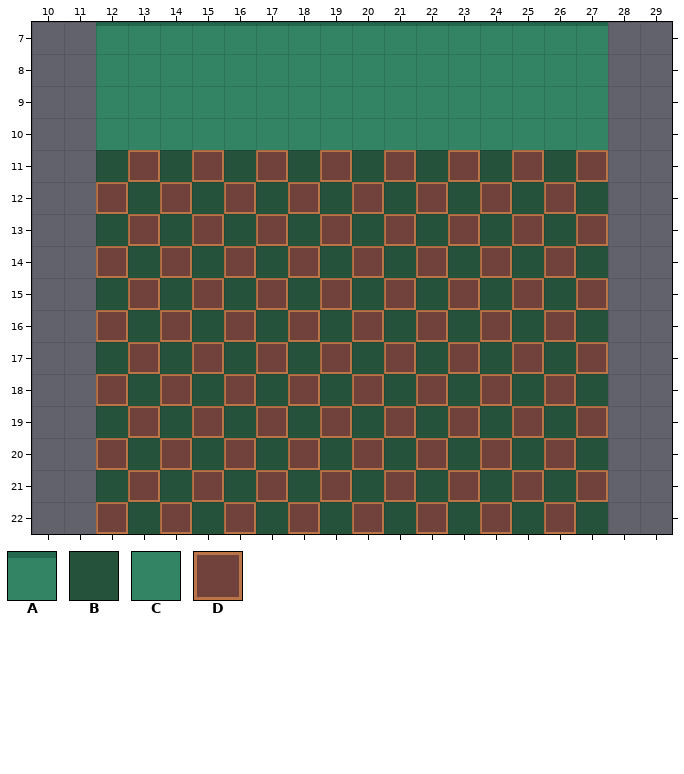
An edit to a level. Tiled map, core/assets/tile/Map.tmx. The first picture shows the starting point.
Cells are 16x16 px. Shown: x 10..29, y 7..22. Tiles whose own drawing changed are shown in their newer look in all pictures.
Key: from "sprite_sheet": A 0, B 1, C 20, D 21.
_ is an empty cell.
Layer "Map" before, first column x 10:
 7 __AAAAAAAAAAAAAAAA__
 8 __CCCCCCCCCCCCCCCC__
 9 __CCCCCCCCCCCCCCCC__
10 __CCCCCCCCCCCCCCCC__
11 __BDBDBDBDBDBDBDBD__
12 __DBDBDBDBDBDBDBDB__
13 __BDBDBDBDBDBDBDBD__
14 __DBDBDBDBDBDBDBDB__
15 __BDBDBDBDBDBDBDBD__
16 __DBDBDBDBDBDBDBDB__
17 __BDBDBDBDBDBDBDBD__
18 __DBDBDBDBDBDBDBDB__
19 __BDBDBDBDBDBDBDBD__
20 __DBDBDBDBDBDBDBDB__
21 __BDBDBDBDBDBDBDBD__
22 __DBDBDBDBDBDBDBDB__
The same view after the edit:
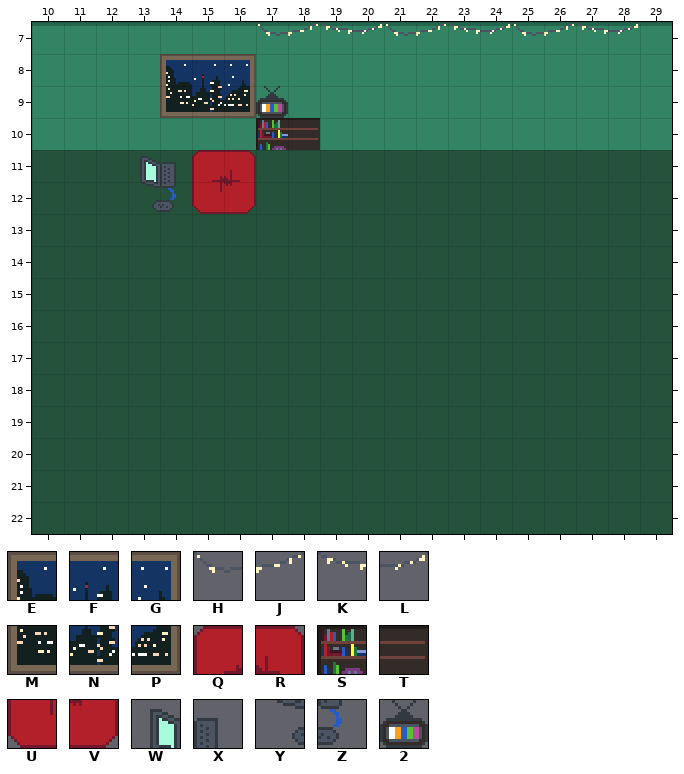
Further tiles: from "sprite_sheet": E 2, F 3, G 4, H 10, J 11, K 12, L 13, M 22, N 23, P 24, Q 44, R 45, S 50, T 53, U 64, V 65, W 82, X 83, Y 102, Z 103, 2 106.
Tiles of an added or newly shown layer are drawn over the layers below it.
The edit:
Layer "Map":
There is now tile A in row 7 at x 10 to 11 and 28 to 29.
The edit turns tile D into tile B in row 11 at x 13, 15, 17, 19, 21, 23, 25 and 27; in row 12 at x 12, 14, 16, 18, 20, 22, 24 and 26; in row 13 at x 13, 15, 17, 19, 21, 23, 25 and 27; in row 14 at x 12, 14, 16, 18, 20, 22, 24 and 26; in row 15 at x 13, 15, 17, 19, 21, 23, 25 and 27; in row 16 at x 12, 14, 16, 18, 20, 22, 24 and 26.
The edit turns tile D into tile B in row 17 at x 13, 15, 17, 19, 21, 23, 25 and 27; in row 18 at x 12, 14, 16, 18, 20, 22, 24 and 26; in row 19 at x 13, 15, 17, 19, 21, 23, 25 and 27; in row 20 at x 12, 14, 16, 18, 20, 22, 24 and 26; in row 21 at x 13, 15, 17, 19, 21, 23, 25 and 27; in row 22 at x 12, 14, 16, 18, 20, 22, 24 and 26.
There is now tile B in rows 11 to 22 at x 10 to 11 and 28 to 29.
There is now tile C in rows 8 to 10 at x 10 to 11 and 28 to 29.
Layer "Extra" (added):
There is now tile 2 in row 9 at x 17.
There is now tile E in row 8 at x 14.
There is now tile F in row 8 at x 15.
There is now tile G in row 8 at x 16.
There is now tile H in row 7 at x 17, 21 and 25.
There is now tile J in row 7 at x 18, 22 and 26.
There is now tile K in row 7 at x 19, 23 and 27.
There is now tile L in row 7 at x 20, 24 and 28.
There is now tile M in row 9 at x 14.
There is now tile N in row 9 at x 15.
There is now tile P in row 9 at x 16.
There is now tile Q in row 11 at x 15.
There is now tile R in row 11 at x 16.
There is now tile S in row 10 at x 17.
There is now tile T in row 10 at x 18.
There is now tile U in row 12 at x 15.
There is now tile V in row 12 at x 16.
There is now tile W in row 11 at x 13.
There is now tile X in row 11 at x 14.
There is now tile Y in row 12 at x 13.
There is now tile Z in row 12 at x 14.
Changed places in both pictures, as pixel boxes (x1, y1, x2, y2):
changed: (32, 22, 672, 534)
